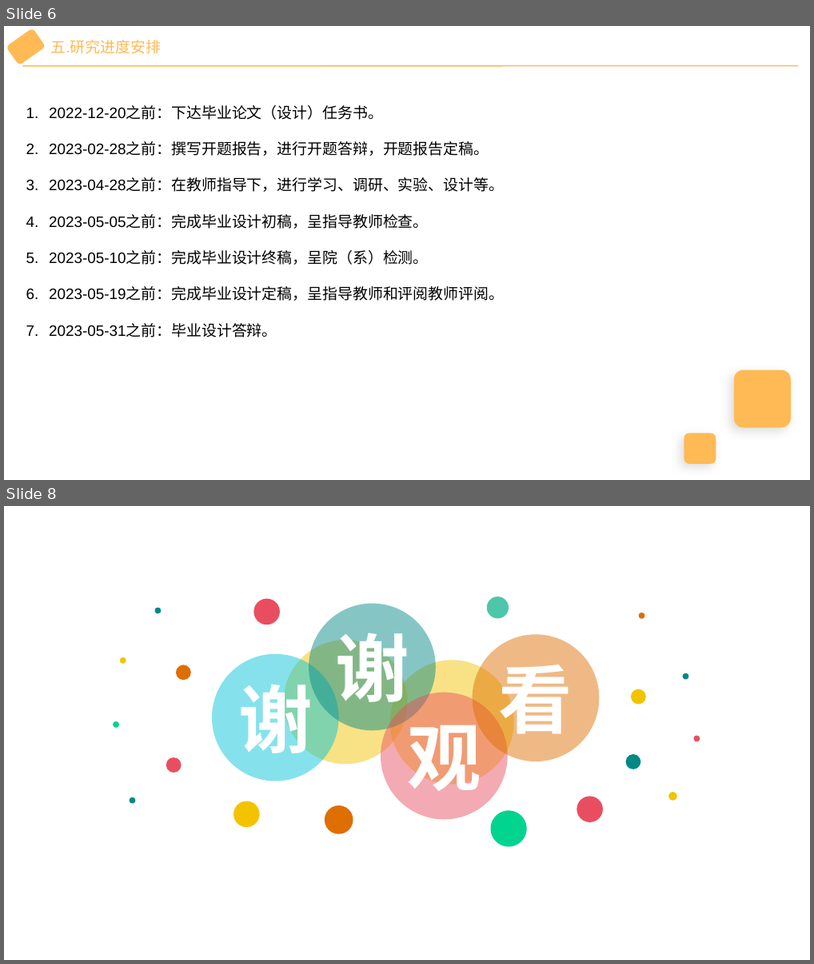
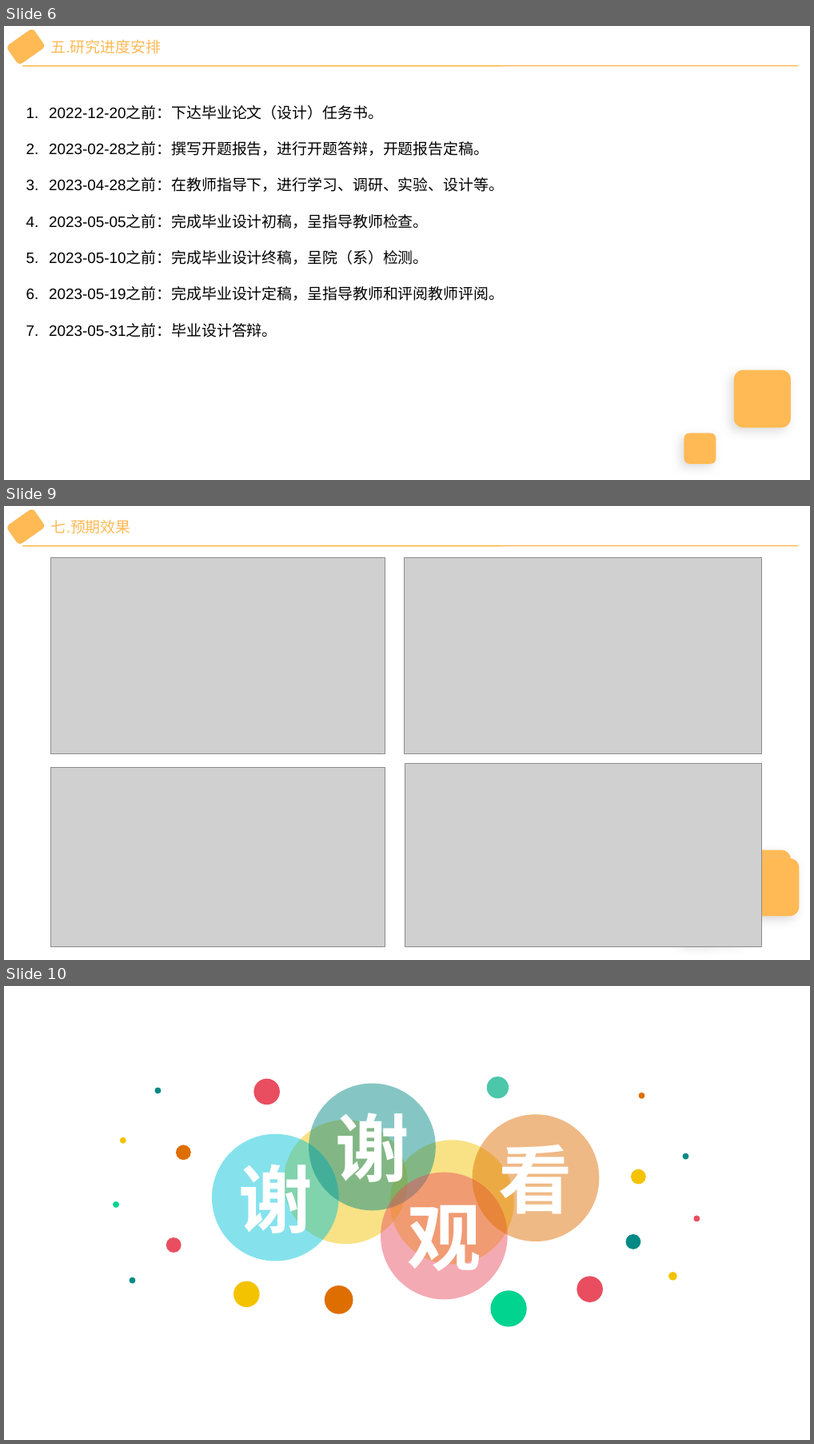
Before and after one commit to wu-yu-pei/graduation-design-file, a slide deck: 开题报告演讲PPT.pptx. Shown one above the other, each under a label of ours: slides 6 and 8 before the commit, slides 6, 9 and 10 after it; the slides between them are not shown. The pictures are 814x964 and 814x1444 pixels, drawn with LibreOffice and Linux fonts; fonts in the diff are those of the drawing; grey boxes stand for pictures. Boxes give left, top, right and bottom in pixels: in the first picture for what was removed or moved away, otherwise in the second. Text is boxed around its words. In the diff, an @@ line names an element or a change of style, - is before the commit and + after.

```diff
--- a/开题报告演讲PPT.pptx
+++ b/开题报告演讲PPT.pptx
@@ slide 9 added at (4,506,810,960), background #FFFFFF @@
@@ rounded rectangle added at (6,508,46,544), fill #FFBA55, outline #FFBA55 1 pt @@
@@ text added at (51,520,131,534), 18 pt, text #FFBA55 @@
+七.预期效果
@@ line added from (22, 546) to (799, 546), #FFBA55 1.5 pt @@
@@ picture added at (50,557,385,754) @@
@@ picture added at (405,557,762,754) @@
@@ picture added at (50,768,385,947) @@
@@ picture added at (405,763,762,947) @@
@@ rounded rectangle added at (734,850,791,907), fill #FFBA55 @@
@@ rounded rectangle added at (742,858,799,916), fill #FFBA55 @@
@@ rounded rectangle added at (685,913,717,944), fill #FFBA55 @@
@@ rounded rectangle added at (712,911,745,941), fill #FFBA55 @@
@@ what was slide 8 is now slide 10 @@
```
Also in this commit, not shown: 1 slide changed, 1 other slide added.
